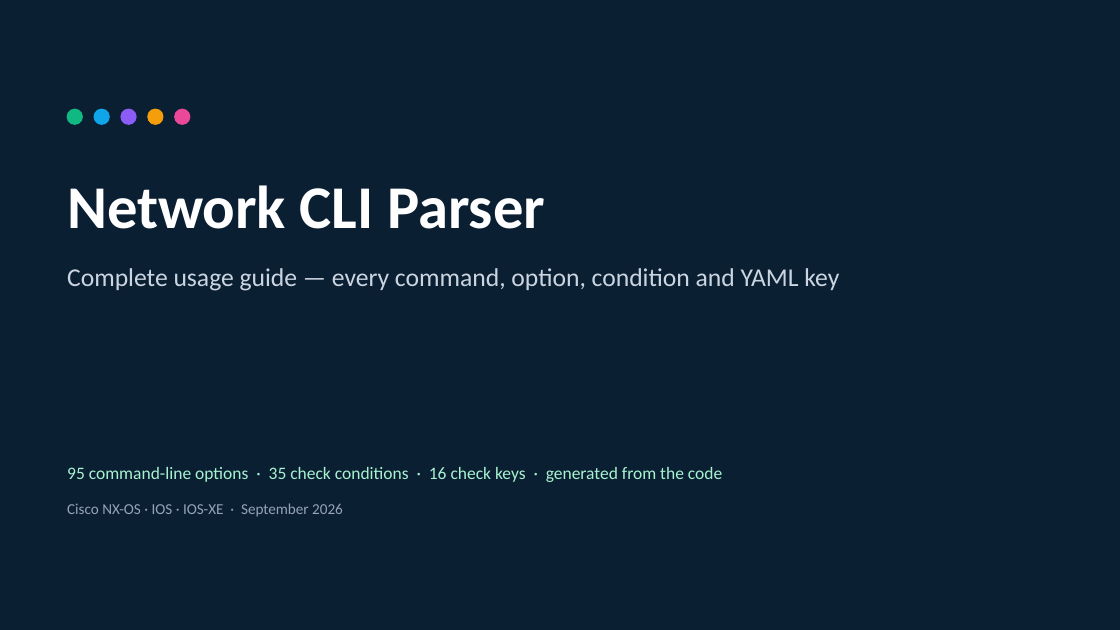
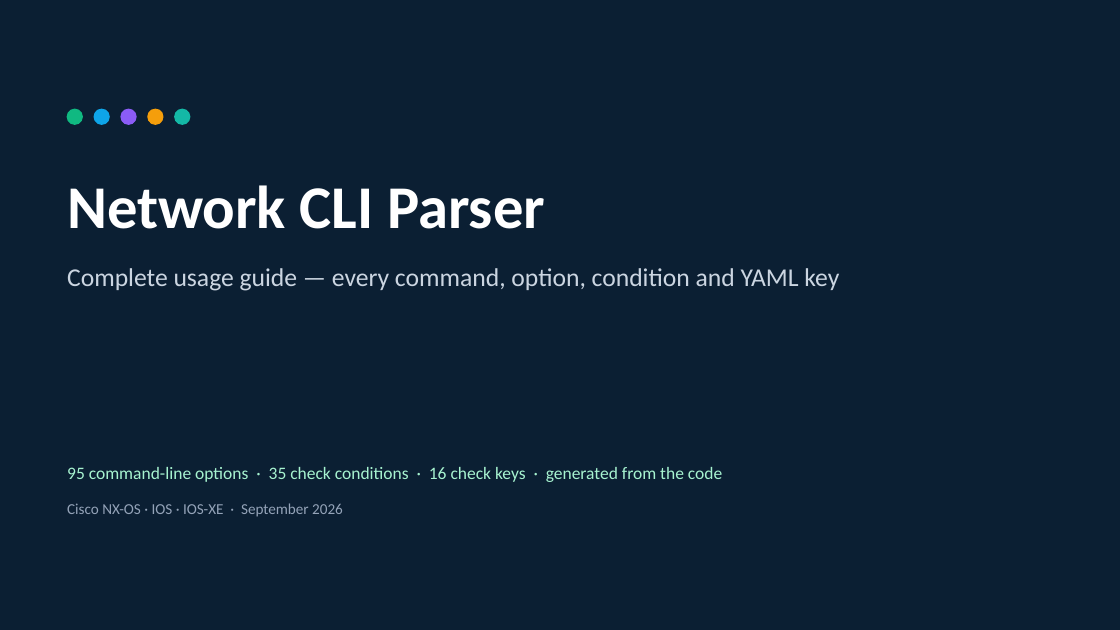
Before and after one commit to omi23484/checklist-project, a slide deck: slide 1 of docs/Network_CLI_Parser_Usage_Guide.pptx. Drawn at 1120x630 pixels with LibreOffice and Linux fonts; fonts in the diff are those of the drawing. Boxes give left, top, right and bottom in pixels: in the first picture for what was removed or moved away, otherwise in the second. Text is boxed around its words. In the diff, an @@ line names an element or a change of style, - is before the commit and + after.

```diff
--- a/docs/Network_CLI_Parser_Usage_Guide.pptx
+++ b/docs/Network_CLI_Parser_Usage_Guide.pptx
@@ ellipse at (175,109,190,124): fill #EC4899 to #14B8A6; outline #EC4899 1 pt to #14B8A6 1 pt @@
```
Also in this commit, not shown: 12 other slides changed, 9 slides added, 6 other files.
